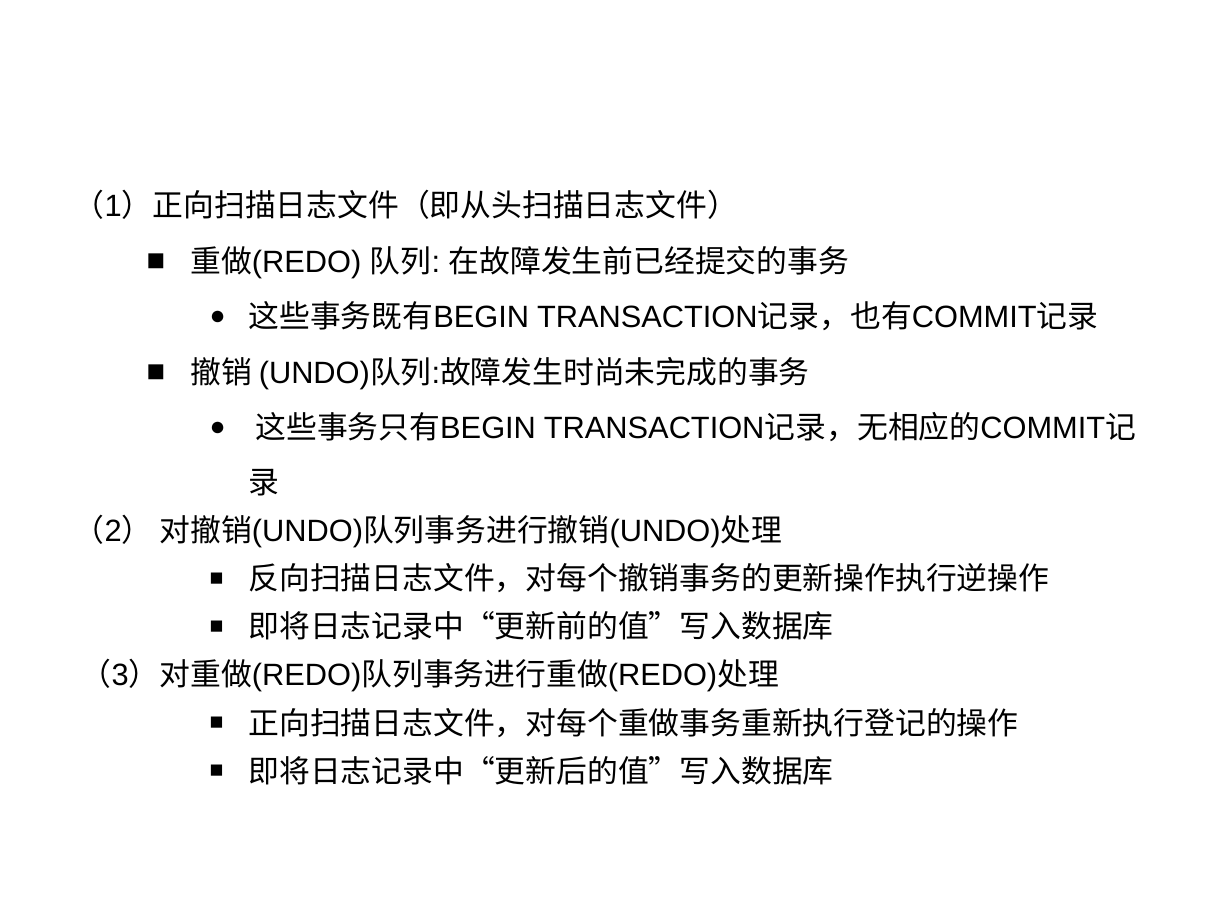
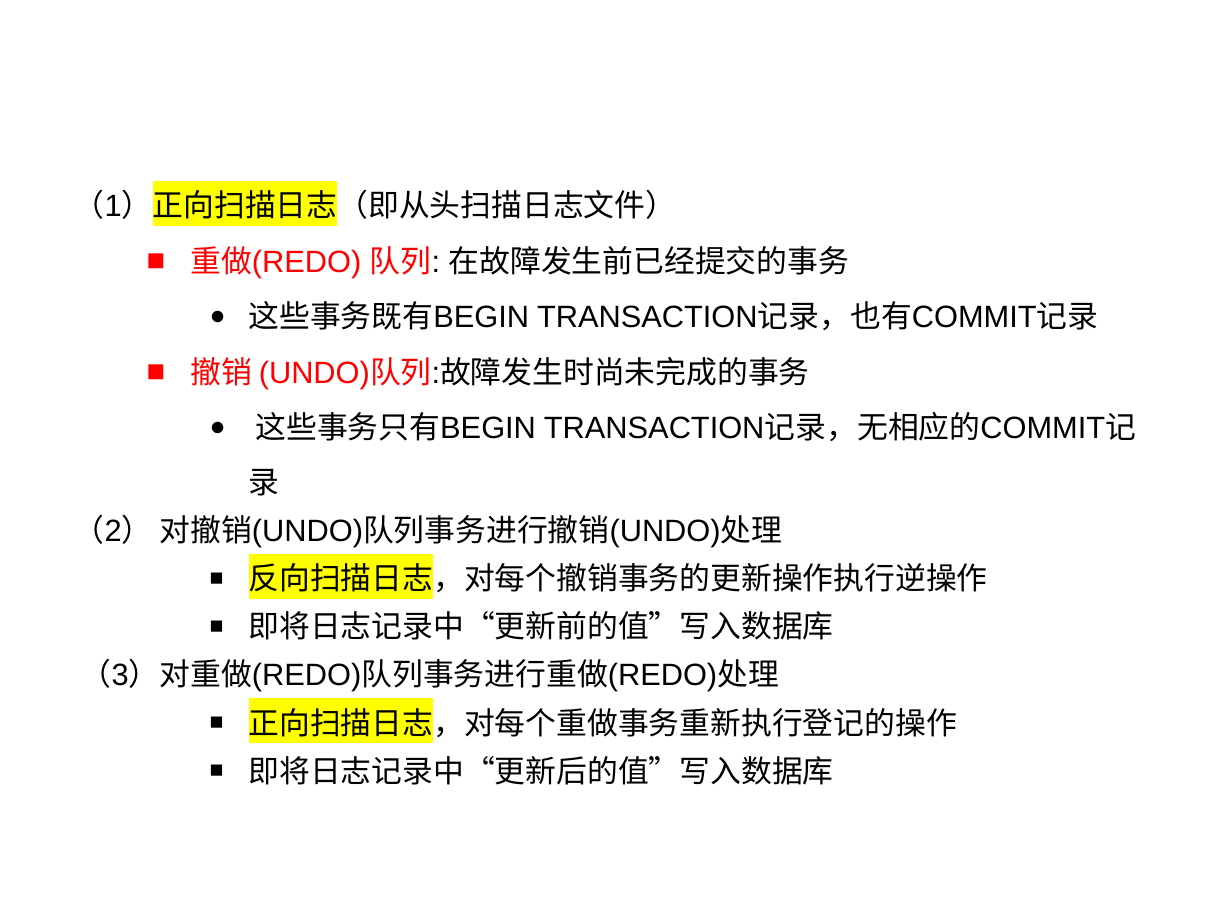
Before and after one commit to HBU/DataBase, a slide deck: slide 50 of PPT/PPT2020/DB第10章.pptx (slide 51 before the commit). Drawn at 1232x924 pixels with LibreOffice and Linux fonts; fonts in the diff are those of the drawing; background and template pictures are left out. Boxes give left, top, right and bottom in pixels: in the first picture for what was removed or moved away, otherwise in the second. Text is boxed around its words. In the diff, an @@ line names an element or a change of style, - is before the commit and + after.

```diff
--- a/PPT/PPT2020/DB第10章.pptx
+++ b/PPT/PPT2020/DB第10章.pptx
@@ text at bbox=[74, 185, 676, 225]: text changed @@
-（1）正向扫描日志文件（即从头扫描日志文件）
+（1）正向扫描日志（即从头扫描日志文件）
@@ text at bbox=[190, 246, 849, 388]: text colour #000000 to #FF0000 in "重做(REDO) 队列:", "撤销 (UNDO)队列:故障发生时尚未完成的事务" @@
@@ text at bbox=[249, 558, 988, 598]: text changed @@
-    ■ 反向扫描日志文件，对每个撤销事务的更新操作执行逆操作
+    ■ 反向扫描日志，对每个撤销事务的更新操作执行逆操作
@@ text at bbox=[249, 702, 957, 742]: text changed @@
-    ■ 正向扫描日志文件，对每个重做事务重新执行登记的操作
+    ■ 正向扫描日志，对每个重做事务重新执行登记的操作
```
Also in this commit, not shown: 36 other slides changed, 2 slides removed, 7 other files.
